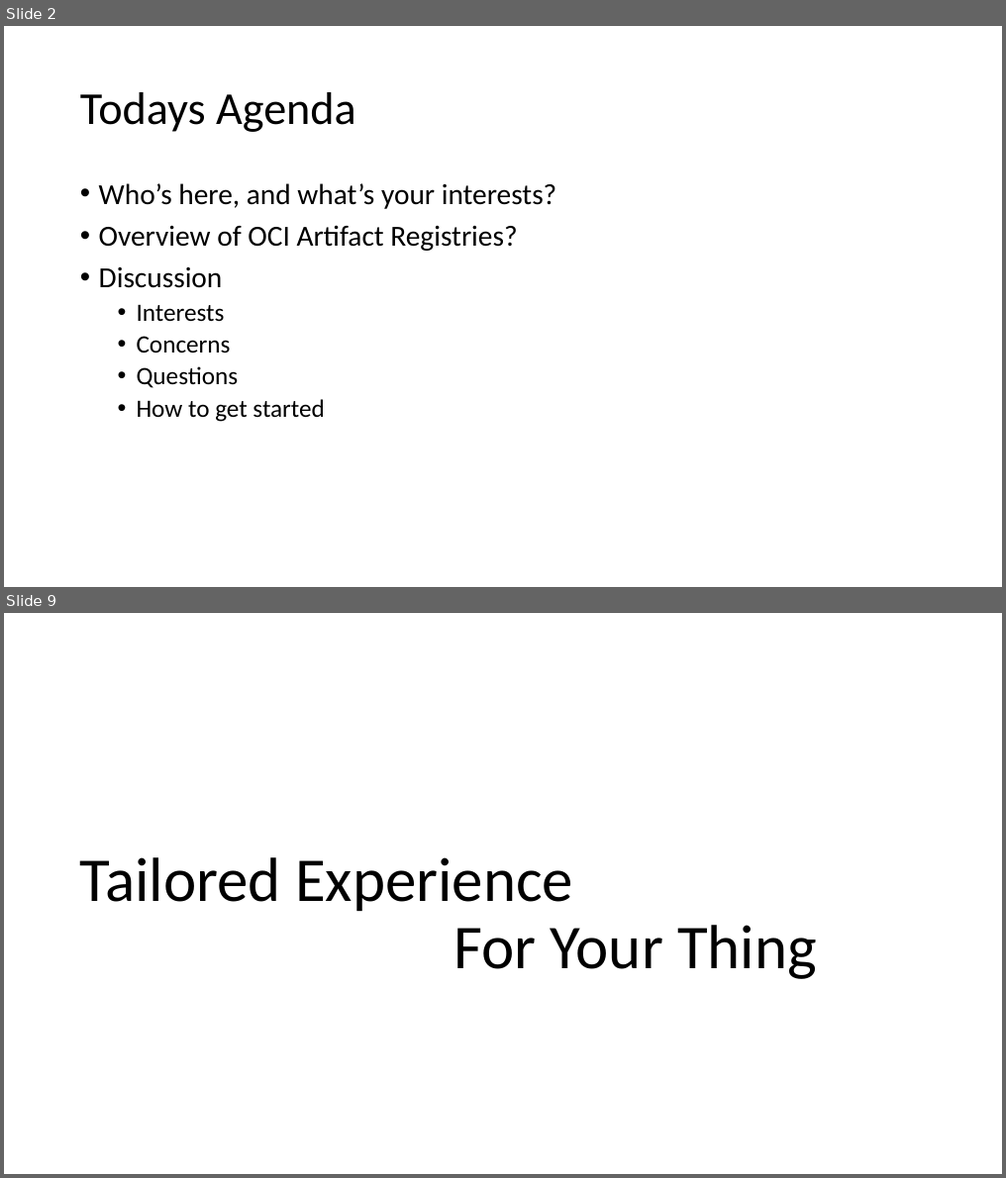
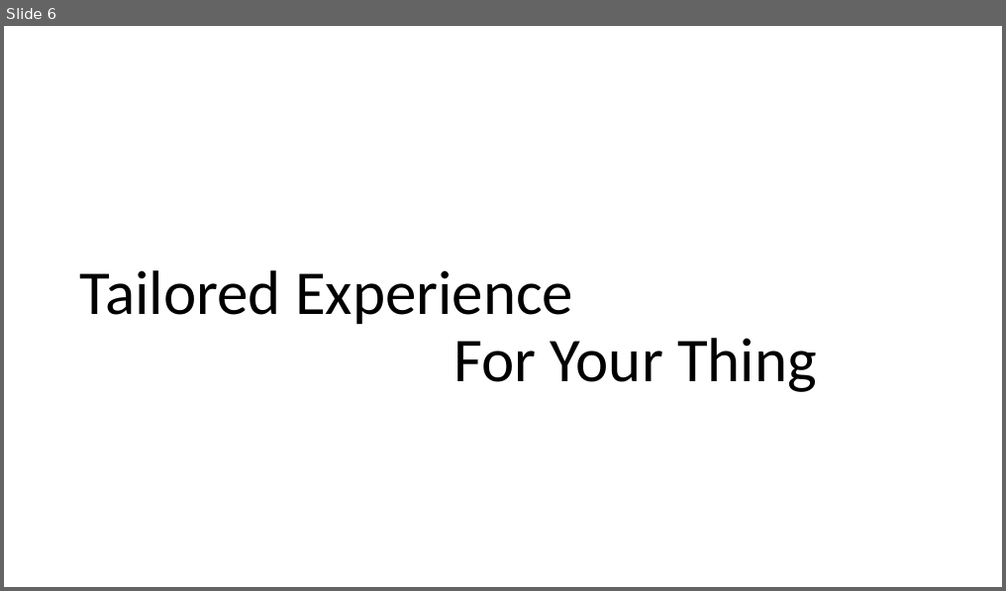
Before and after one commit to SteveLasker/Presentations, a slide deck: ACR/OCIArtifactRegistries-QuickIntro.pptx. Shown one above the other, each under a label of ours: slides 2 and 9 before the commit, slide 6 after it; the slides between them are not shown. The pictures are 1006x1178 and 1006x591 pixels, drawn with LibreOffice and Linux fonts; fonts in the diff are those of the drawing. Boxes give left, top, right and bottom in pixels: in the first picture for what was removed or moved away, otherwise in the second. Text is boxed around its words. In the diff, an @@ line names an element or a change of style, - is before the commit and + after.

Commit message:
OCI Artifacts 5 min lighting talk

```diff
--- a/ACR/OCIArtifactRegistries-QuickIntro.pptx
+++ b/ACR/OCIArtifactRegistries-QuickIntro.pptx
@@ slide 2 removed at box(4, 26, 1002, 587), background #FFFFFF @@
@@ title removed at box(80, 92, 356, 132) @@
-Todays Agenda
@@ text removed at box(99, 183, 557, 422) @@
-• Who’s here, and what’s your interests?
-• Overview of OCI Artifact Registries?
-• Discussion
-  • Interests
-  • Concerns
-  • Questions
-  • How to get started
@@ what was slide 9 is now slide 6 @@
```
Also in this commit, not shown: 20 slides changed, 1 slide added, 2 other slides removed.
